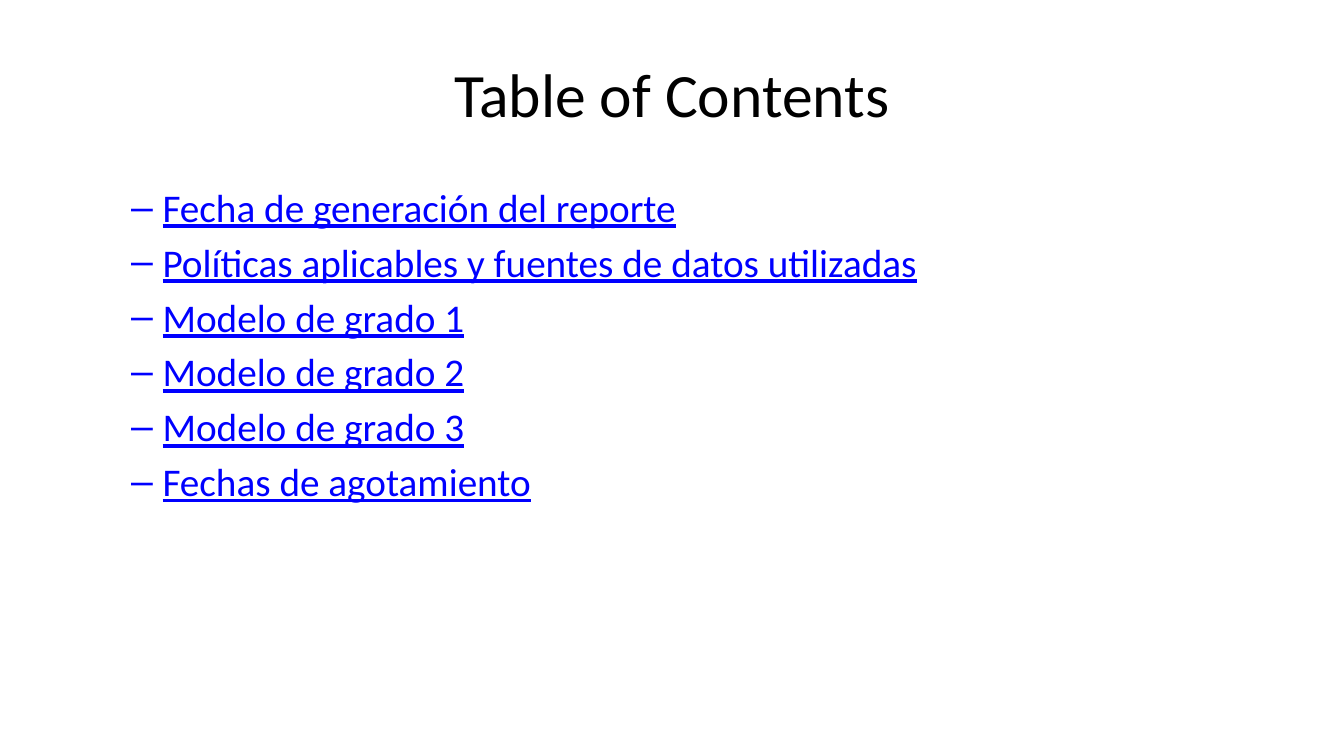
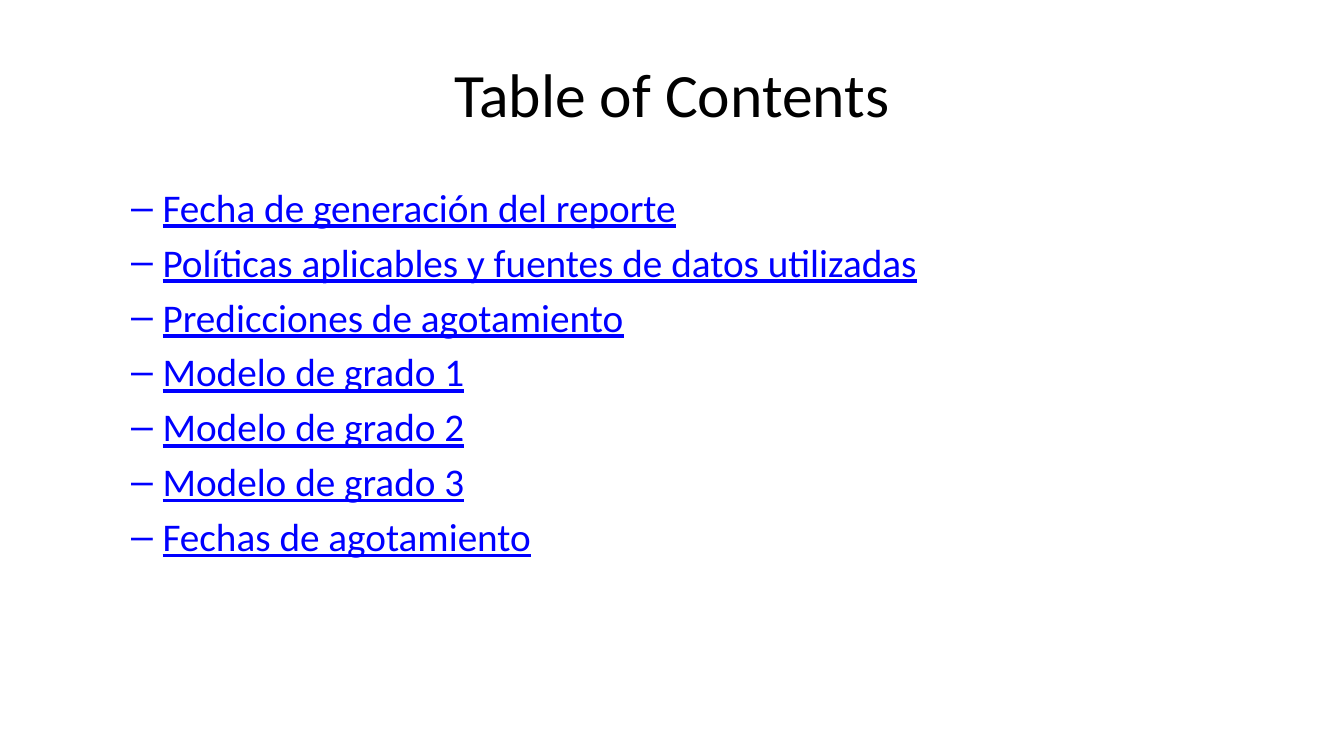
Before and after one commit to cm2c-internet-measurements/internet-data-models-and-viz, a slide deck: slide 2 of lacnic-ipv4-fase3-model/LACNIC_IPv4_F3_Report_v3.pptx. Drawn at 1344x756 pixels with LibreOffice and Linux fonts; fonts in the diff are those of the drawing; background and template pictures are left out. Boxes give left, top, right and bottom in pixels: in the first picture for what was removed or moved away, otherwise in the second. Text is boxed around its words. In the diff, an @@ line names an element or a change of style, - is before the commit and + after.

```diff
--- a/lacnic-ipv4-fase3-model/LACNIC_IPv4_F3_Report_v3.pptx
+++ b/lacnic-ipv4-fase3-model/LACNIC_IPv4_F3_Report_v3.pptx
@@ text at (163, 304, 623, 339): paragraph added @@
+  – Predicciones de agotamiento
```
Also in this commit, not shown: 1 other slide changed, 1 slide added, 2 other files.
